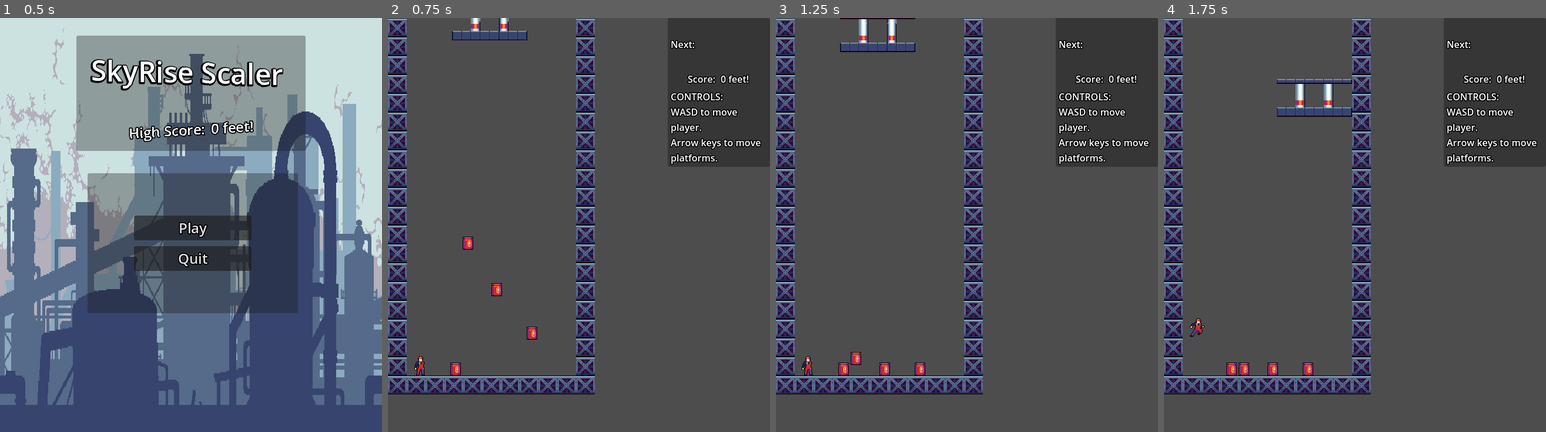
Above: before the commit, frames 1-4 (left to right).
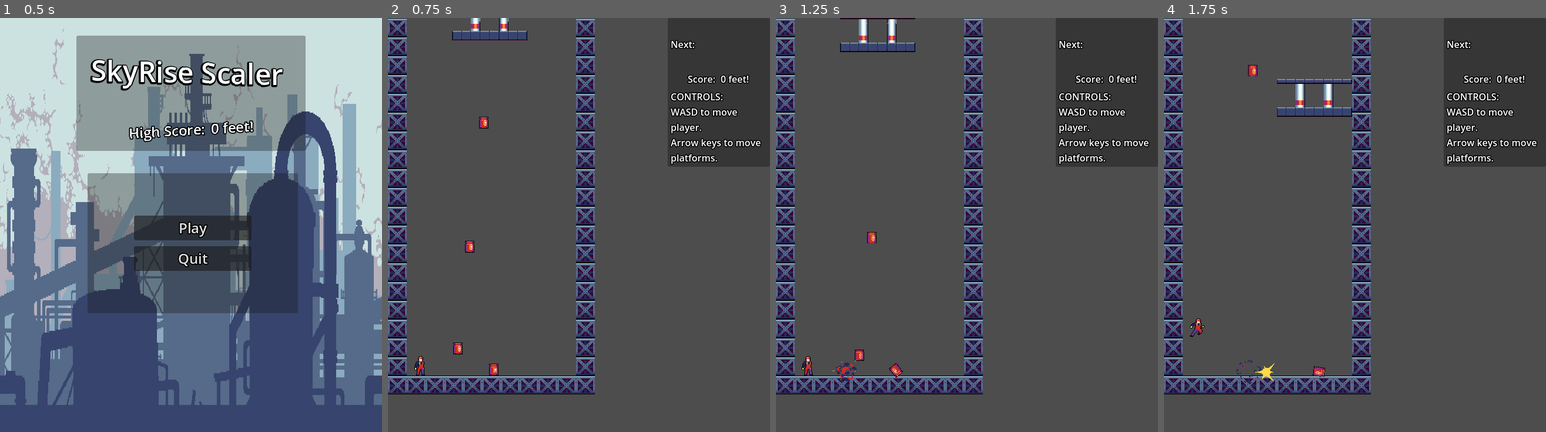
Above: after the commit, the same moments.

Repository: RexShipton/SkyRise-Scaler
Game: Godot game, scene res://scenes/main_menu.tscn
Same seed, same stepped clock (60 frames per second), same inputs: the game is played once before the commit and once after it.
Inputs:
- Up to frame 1 (0.5 s): no input
- Up to frame 2 (0.75 s): click "Play" at 0.5 s
- Up to frame 3 (1.25 s): no input
- Up to frame 4 (1.75 s): hold Right (block_right) from 1.28 s (still down); hold Down (block_fast_fall) from 1.28 s (still down); tap W (character_jump) at 1.52 s

Frame 1 is identical in both runs. In frame 2, 0.6% of the frame differs, in the area x 16-40%, y 23-87%; in frame 3, 0.5%; in frame 4, 0.5%.

Commit message:
updated explosions and barrrels

Diff:
--- a/new-game-project/scenes/objects/barrel.gd
+++ b/new-game-project/scenes/objects/barrel.gd
@@ -1,9 +1,12 @@
 extends RigidBody2D
 
+#@onready var explosion: Node2D = $Explosion
+@onready var explosion = preload("res://scenes/objects/explosion.tscn")
+@onready var crush_node: Node2D = $CrushNode
 
 # Called when the node enters the scene tree for the first time.
 func _ready() -> void:
-	pass # Replace with function body.
+	crush_node.is_crushed.connect(_on_is_crushed)
 
 
 # Called every frame. 'delta' is the elapsed time since the previous frame.
@@ -11,7 +14,19 @@
 	pass
 
 func die():
+	var new_explosion = explosion.instantiate()
+	get_parent().add_child(new_explosion)
+	new_explosion.global_position = self.global_position
 	queue_free()
+
+func ApplyForce(force_added):
+	print("barrel hit :" + str(force_added))
+	apply_central_force(force_added * 1000)
+
 
 func _on_death_area_2d_body_entered(body: Node2D) -> void:
 	die()
+
+
+func _on_is_crushed():
+	die()
--- a/new-game-project/scenes/objects/barrel.tscn
+++ b/new-game-project/scenes/objects/barrel.tscn
@@ -2,34 +2,50 @@
 
 [ext_resource type="Script" path="res://scenes/objects/barrel.gd" id="1_ekwb5"]
 [ext_resource type="Texture2D" uid="uid://b8lbfgjo5q7e3" path="res://assets/3 Objects/Barrel1.png" id="1_gsjl0"]
+[ext_resource type="PackedScene" uid="uid://bj64d0ywp3xib" path="res://scenes/objects/crush_node.tscn" id="3_ir4gp"]
 
 [sub_resource type="CapsuleShape2D" id="CapsuleShape2D_113su"]
-radius = 8.0
-height = 22.0
-
-[sub_resource type="CapsuleShape2D" id="CapsuleShape2D_riube"]
-radius = 5.0
-height = 14.0
+radius = 7.0
+height = 20.0
 
 [node name="RigidBody2D" type="RigidBody2D"]
-collision_layer = 20
+collision_layer = 16
 collision_mask = 21
 mass = 10.0
 script = ExtResource("1_ekwb5")
 
 [node name="Sprite2D" type="Sprite2D" parent="."]
+position = Vector2(0, -3)
+scale = Vector2(0.888889, 0.884615)
 texture = ExtResource("1_gsjl0")
 
 [node name="CollisionShape2D" type="CollisionShape2D" parent="."]
-position = Vector2(0, 2)
+position = Vector2(0, -1)
 shape = SubResource("CapsuleShape2D_113su")
 
-[node name="DeathArea2D" type="Area2D" parent="."]
+[node name="CrushNode" parent="." instance=ExtResource("3_ir4gp")]
+position = Vector2(0, -3)
+
+[node name="Top" parent="CrushNode" index="0"]
+visible = false
+position = Vector2(0, -7)
 collision_layer = 0
 collision_mask = 10
+monitoring = false
+monitorable = false
 
-[node name="CollisionShape2D" type="CollisionShape2D" parent="DeathArea2D"]
-position = Vector2(0, 2)
-shape = SubResource("CapsuleShape2D_riube")
+[node name="CollisionShape2D" parent="CrushNode/Top" index="0"]
+position = Vector2(0, 0)
 
-[connection signal="body_entered" from="DeathArea2D" to="." method="_on_death_area_2d_body_entered"]
+[node name="Bottom" parent="CrushNode" index="1"]
+visible = false
+position = Vector2(0, 12)
+collision_layer = 0
+collision_mask = 10
+monitoring = false
+monitorable = false
+
+[node name="CollisionShape2D" parent="CrushNode/Bottom" index="0"]
+position = Vector2(0, 0)
+
+[editable path="CrushNode"]
--- /dev/null
+++ b/new-game-project/scenes/objects/crush_node.gd
@@ -0,0 +1,20 @@
+extends Node2D
+
+signal is_crushed
+
+@onready var top: Area2D = $Top
+@onready var bottom: Area2D = $Bottom
+@onready var crush_area: Area2D = $CrushArea
+
+
+# Called when the node enters the scene tree for the first time.
+func _ready() -> void:
+	pass # Replace with function body.new_item
+
+
+# Called every frame. 'delta' is the elapsed time since the previous frame.
+func _process(delta: float) -> void:
+	#if top.has_overlapping_bodies() and bottom.has_overlapping_bodies():
+		#is_crushed.emit()
+	if crush_area.has_overlapping_bodies():
+		is_crushed.emit()
--- /dev/null
+++ b/new-game-project/scenes/objects/crush_node.tscn
@@ -0,0 +1,36 @@
+[gd_scene load_steps=5 format=3 uid="uid://bj64d0ywp3xib"]
+
+[ext_resource type="Script" path="res://scenes/objects/crush_node.gd" id="1_unqll"]
+
+[sub_resource type="RectangleShape2D" id="RectangleShape2D_efw48"]
+size = Vector2(16, 5)
+
+[sub_resource type="RectangleShape2D" id="RectangleShape2D_knwmd"]
+size = Vector2(15, 4)
+
+[sub_resource type="CapsuleShape2D" id="CapsuleShape2D_6xxop"]
+radius = 6.0
+height = 16.0
+
+[node name="CrushNode" type="Node2D"]
+script = ExtResource("1_unqll")
+
+[node name="Top" type="Area2D" parent="."]
+
+[node name="CollisionShape2D" type="CollisionShape2D" parent="Top"]
+position = Vector2(0, -5.5)
+shape = SubResource("RectangleShape2D_efw48")
+
+[node name="Bottom" type="Area2D" parent="."]
+
+[node name="CollisionShape2D" type="CollisionShape2D" parent="Bottom"]
+position = Vector2(0, 10)
+shape = SubResource("RectangleShape2D_knwmd")
+
+[node name="CrushArea" type="Area2D" parent="."]
+collision_layer = 0
+collision_mask = 10
+
+[node name="CollisionShape2D" type="CollisionShape2D" parent="CrushArea"]
+position = Vector2(0, 2)
+shape = SubResource("CapsuleShape2D_6xxop")
--- /dev/null
+++ b/new-game-project/scenes/objects/explosion.gd
@@ -0,0 +1,33 @@
+extends Node2D
+
+
+@onready var animated_sprite_2d: AnimatedSprite2D = $AnimatedSprite2D
+
+@onready var area_2d: Area2D = $Area2D
+@onready var center_marker_2d: Marker2D = $CenterMarker2D
+
+
+# Called when the node enters the scene tree for the first time.
+func _ready() -> void:
+	play_explosion()
+
+
+# Called every frame. 'delta' is the elapsed time since the previous frame.
+func _process(delta: float) -> void:
+	pass
+
+
+func play_explosion():
+	animated_sprite_2d.play("explode")
+	await animated_sprite_2d.animation_finished
+	queue_free()
+
+
+func _on_area_2d_body_entered(body: Node2D) -> void:
+	#var direction = (center_marker_2d.global_position - body.global_position).normalized()
+	#var fraction_of_force = 1- (area_2d.get_child(0).shape.radius / body.global_position.distance_to(center_marker_2d.global_position))
+	#var actual_force = fraction_of_force * direction * 20
+	var direction = (body.global_position - center_marker_2d.global_position).normalized()
+	var actual_force = 5000*direction/(body.global_position-center_marker_2d.global_position).length()
+	print(actual_force)
+	body.ApplyForce(actual_force)
--- /dev/null
+++ b/new-game-project/scenes/objects/explosion.tscn
@@ -0,0 +1,92 @@
+[gd_scene load_steps=13 format=3 uid="uid://ba3a7cedv1eu6"]
+
+[ext_resource type="Script" path="res://scenes/objects/explosion.gd" id="1_5t3qf"]
+[ext_resource type="Texture2D" uid="uid://eq33c4upl21i" path="res://assets/Characters/5 Copter/BOOM.png" id="1_65is4"]
+
+[sub_resource type="AtlasTexture" id="AtlasTexture_gbw0a"]
+atlas = ExtResource("1_65is4")
+region = Rect2(0, 0, 48, 48)
+
+[sub_resource type="AtlasTexture" id="AtlasTexture_jbhf3"]
+atlas = ExtResource("1_65is4")
+region = Rect2(48, 0, 48, 48)
+
+[sub_resource type="AtlasTexture" id="AtlasTexture_oi26o"]
+atlas = ExtResource("1_65is4")
+region = Rect2(96, 0, 48, 48)
+
+[sub_resource type="AtlasTexture" id="AtlasTexture_w8s7u"]
+atlas = ExtResource("1_65is4")
+region = Rect2(144, 0, 48, 48)
+
+[sub_resource type="AtlasTexture" id="AtlasTexture_x8dur"]
+atlas = ExtResource("1_65is4")
+region = Rect2(192, 0, 48, 48)
+
+[sub_resource type="AtlasTexture" id="AtlasTexture_7qsxt"]
+atlas = ExtResource("1_65is4")
+region = Rect2(240, 0, 48, 48)
+
+[sub_resource type="AtlasTexture" id="AtlasTexture_05nci"]
+atlas = ExtResource("1_65is4")
+region = Rect2(288, 0, 48, 48)
+
+[sub_resource type="AtlasTexture" id="AtlasTexture_jod43"]
+atlas = ExtResource("1_65is4")
+region = Rect2(336, 0, 48, 48)
+
+[sub_resource type="SpriteFrames" id="SpriteFrames_aw7es"]
+animations = [{
+"frames": [{
+"duration": 1.0,
+"texture": SubResource("AtlasTexture_gbw0a")
+}, {
+"duration": 1.0,
+"texture": SubResource("AtlasTexture_jbhf3")
+}, {
+"duration": 1.0,
+"texture": SubResource("AtlasTexture_oi26o")
+}, {
+"duration": 1.0,
+"texture": SubResource("AtlasTexture_w8s7u")
+}, {
+"duration": 1.0,
+"texture": SubResource("AtlasTexture_x8dur")
+}, {
+"duration": 1.0,
+"texture": SubResource("AtlasTexture_7qsxt")
+}, {
+"duration": 1.0,
+"texture": SubResource("AtlasTexture_05nci")
+}, {
+"duration": 1.0,
+"texture": SubResource("AtlasTexture_jod43")
+}],
+"loop": false,
+"name": &"explode",
+"speed": 5.0
+}]
+
+[sub_resource type="CircleShape2D" id="CircleShape2D_xq5bc"]
+radius = 87.0517
+
+[node name="Explosion" type="Node2D"]
+script = ExtResource("1_5t3qf")
+
+[node name="AnimatedSprite2D" type="AnimatedSprite2D" parent="."]
+sprite_frames = SubResource("SpriteFrames_aw7es")
+animation = &"explode"
+frame = 7
+frame_progress = 1.0
+speed_scale = 3.0
+
+[node name="Area2D" type="Area2D" parent="."]
+collision_layer = 0
+collision_mask = 20
+
+[node name="CollisionShape2D" type="CollisionShape2D" parent="Area2D"]
+shape = SubResource("CircleShape2D_xq5bc")
+
+[node name="CenterMarker2D" type="Marker2D" parent="."]
+
+[connection signal="body_entered" from="Area2D" to="." method="_on_area_2d_body_entered"]
--- a/new-game-project/scenes/piece.gd
+++ b/new-game-project/scenes/piece.gd
@@ -5,6 +5,8 @@
 @export var move_speed : int = 200
 @export var fall_speed : int = 40
 @export var fast_fall_speed : int = 200
+
+
 
 signal piece_placed
 
@@ -15,11 +17,19 @@
 
 @onready var shape_cast_2d_left: ShapeCast2D = $ShapeCast2DLeft
 @onready var shape_cast_2d_right: ShapeCast2D = $ShapeCast2DRight
+@onready var item_spawns: Node2D = $ItemSpawns
+
+@onready var barrel = preload("res://scenes/objects/barrel.tscn")
 
 
 # Called when the node enters the scene tree for the first time.
 func _ready() -> void:
-	pass # Replace with function body.
+	var spawnList = item_spawns.get_children()
+	var itemSpawnPoint = spawnList[randi() % spawnList.size()]
+	var new_item = barrel.instantiate()
+	new_item.global_position = itemSpawnPoint.global_position
+	get_node("/root/World/itemManager").add_child(new_item)
+
 
 
 # Called every frame. 'delta' is the elapsed time since the previous frame.
--- /dev/null
+++ b/new-game-project/scenes/pieces/S_Piece_Shape.tres
@@ -0,0 +1,4 @@
+[gd_resource type="ConvexPolygonShape2D" format=3 uid="uid://bo8s0oo3e8xlx"]
+
+[resource]
+points = PackedVector2Array(32, 56, 32, -40, 128, -40, 128, -72, -64, -72, -64, 24, -128, 24, -128, 56)
--- a/new-game-project/scenes/pieces/piece.tscn
+++ b/new-game-project/scenes/pieces/piece.tscn
@@ -321,3 +321,14 @@
 shape = SubResource("RectangleShape2D_xxhjj")
 target_position = Vector2(5.59506e-06, 128)
 collision_mask = 2
+
+[node name="ItemSpawns" type="Node2D" parent="."]
+
+[node name="Marker2D" type="Marker2D" parent="ItemSpawns"]
+position = Vector2(-96, 8)
+
+[node name="Marker2D2" type="Marker2D" parent="ItemSpawns"]
+position = Vector2(0, 8)
+
+[node name="Marker2D3" type="Marker2D" parent="ItemSpawns"]
+position = Vector2(-44, -84)
--- a/new-game-project/scenes/pieces/piece3.tscn
+++ b/new-game-project/scenes/pieces/piece3.tscn
@@ -210,7 +210,7 @@
 position = Vector2(104, 0)
 
 [node name="LeftMarker" type="Marker2D" parent="."]
-position = Vector2(-104, 0)
+position = Vector2(-88, 0)
 
 [node name="ShapeCast2DRight" type="ShapeCast2D" parent="."]
 rotation = 4.71239
@@ -222,5 +222,16 @@
 position = Vector2(-16, 0)
 rotation = 1.5708
 shape = SubResource("RectangleShape2D_f7jmu")
-target_position = Vector2(0, 86)
+target_position = Vector2(0.000260639, 72)
 collision_mask = 2
+
+[node name="ItemSpawns" type="Node2D" parent="."]
+
+[node name="Marker2D" type="Marker2D" parent="ItemSpawns"]
+position = Vector2(-58, 34)
+
+[node name="Marker2D2" type="Marker2D" parent="ItemSpawns"]
+position = Vector2(4, 36)
+
+[node name="Marker2D3" type="Marker2D" parent="ItemSpawns"]
+position = Vector2(12, -126)
--- a/new-game-project/scenes/pieces/pieceS.tscn
+++ b/new-game-project/scenes/pieces/pieceS.tscn
@@ -243,44 +243,54 @@
 sources/32 = SubResource("TileSetAtlasSource_c3ts6")
 sources/33 = SubResource("TileSetAtlasSource_3f0r0")
 
-[sub_resource type="ConvexPolygonShape2D" id="ConvexPolygonShape2D_c2ie4"]
-points = PackedVector2Array(32, 56, 32, -40, 128, -40, 128, -72, -64, -72, -64, 24, -128, 24, -128, 56)
-
-[sub_resource type="ConvexPolygonShape2D" id="ConvexPolygonShape2D_snfs0"]
-points = PackedVector2Array(32, 56, 32, -40, 128, -40, 128, -72, -64, -72, -64, 24, -128, 24, -128, 56)
+[sub_resource type="RectangleShape2D" id="RectangleShape2D_rdxp5"]
+size = Vector2(125, 10)
+
+[sub_resource type="RectangleShape2D" id="RectangleShape2D_mghpc"]
+size = Vector2(125, 10)
 
 [node name="Piece" type="CharacterBody2D"]
 scale = Vector2(0.5, 0.5)
 script = ExtResource("1_0lfr3")
 
 [node name="Background" type="TileMapLayer" parent="."]
-position = Vector2(-128, -8)
+position = Vector2(-127.2, 0.400002)
 tile_map_data = PackedByteArray("AAAAAAEABwAAAAAAAAABAAEABwAAAAAAAAACAP7/FgAAAAAAAAADAP7/BwAAAAAAAAAEAP7/BwAAAAAAAAAFAP7/BwAAAAAAAAAGAP7/BwAAAAAAAAAHAP7/BwAAAAAAAAA=")
 tile_set = SubResource("TileSet_u087o")
 
 [node name="Foreground" type="TileMapLayer" parent="."]
-position = Vector2(-128, -8)
+position = Vector2(-127.2, 0.400002)
 tile_map_data = PackedByteArray("AAAAAAEAAAAAAAAAAAABAAEAAQAAAAAAAAACAAEAAQAAAAAAAAADAAEAAQAAAAAAAAACAAAAHwAAAAAAAAADAA …(192 unchanged characters)…
 tile_set = SubResource("TileSet_u087o")
 
 [node name="CollisionPolygon2D" type="CollisionPolygon2D" parent="."]
+position = Vector2(0.800003, 8.4)
 polygon = PackedVector2Array(32, 56, 32, -40, 128, -40, 128, -72, -64, -72, -64, 24, -128, 24, -128, 56)
 
 [node name="RightMarker" type="Marker2D" parent="."]
-position = Vector2(72, 0)
+position = Vector2(0, -128)
 
 [node name="LeftMarker" type="Marker2D" parent="."]
-position = Vector2(-112, 0)
+position = Vector2(0, 126)
 
 [node name="ShapeCast2DRight" type="ShapeCast2D" parent="."]
-visible = false
-rotation = 4.71239
-shape = SubResource("ConvexPolygonShape2D_c2ie4")
-target_position = Vector2(0.000182533, 72)
+rotation = 3.14159
+shape = SubResource("RectangleShape2D_rdxp5")
+target_position = Vector2(0.000119734, 124)
 collision_mask = 2
 
 [node name="ShapeCast2DLeft" type="ShapeCast2D" parent="."]
-rotation = 1.5708
-shape = SubResource("ConvexPolygonShape2D_snfs0")
-target_position = Vector2(0, 56)
+shape = SubResource("RectangleShape2D_mghpc")
+target_position = Vector2(0.000441639, 122)
 collision_mask = 2
+
+[node name="ItemSpawns" type="Node2D" parent="."]
+
+[node name="Marker2D" type="Marker2D" parent="ItemSpawns"]
+position = Vector2(-98, 12)
+
+[node name="Marker2D2" type="Marker2D" parent="ItemSpawns"]
+position = Vector2(96, -82)
+
+[node name="Marker2D3" type="Marker2D" parent="ItemSpawns"]
+position = Vector2(-44, -84)
--- a/new-game-project/scenes/pieces/piece_block.tscn
+++ b/new-game-project/scenes/pieces/piece_block.tscn
@@ -358,38 +358,46 @@
 size = Vector2(140, 5)
 
 [node name="PieceBlock" type="CharacterBody2D"]
-position = Vector2(8, 12)
 scale = Vector2(0.5, 0.5)
 script = ExtResource("1_p625l")
 
 [node name="Background" type="TileMapLayer" parent="."]
-position = Vector2(-128, -8)
+position = Vector2(-112, 16)
 tile_set = SubResource("TileSet_plixp")
 
 [node name="Foreground" type="TileMapLayer" parent="."]
-position = Vector2(-128, -8)
+position = Vector2(-112, 16)
 tile_map_data = PackedByteArray("AAABAP3/EQAAAAAAAAABAP7/FgAAAAAAAAABAP//FgAAAAAAAAABAAAAFgAAAAAAAAABAAEAGgAAAAAAAAACAP …(320 unchanged characters)…
 tile_set = SubResource("TileSet_u087o")
 
 [node name="CollisionShape2D" type="CollisionShape2D" parent="."]
-position = Vector2(-16, -24)
 shape = SubResource("RectangleShape2D_yjopq")
 
 [node name="RightMarker" type="Marker2D" parent="."]
-position = Vector2(-16, -102)
+position = Vector2(0, -78)
 
 [node name="LeftMarker" type="Marker2D" parent="."]
-position = Vector2(-16, 54)
+position = Vector2(0, 78)
 
 [node name="ShapeCast2DRight" type="ShapeCast2D" parent="."]
-position = Vector2(-16, -24)
 rotation = -3.14159
 shape = SubResource("RectangleShape2D_4gowl")
 target_position = Vector2(0.000187603, 74)
 collision_mask = 2
 
 [node name="ShapeCast2DLeft" type="ShapeCast2D" parent="."]
-position = Vector2(-16, -24)
 shape = SubResource("RectangleShape2D_8jscq")
 target_position = Vector2(0, 74)
 collision_mask = 2
+
+[node name="ItemSpawns" type="Node2D" parent="."]
+position = Vector2(20, -8)
+
+[node name="Marker2D" type="Marker2D" parent="ItemSpawns"]
+position = Vector2(-80, -86)
+
+[node name="Marker2D2" type="Marker2D" parent="ItemSpawns"]
+position = Vector2(34, -90)
+
+[node name="Marker2D3" type="Marker2D" parent="ItemSpawns"]
+position = Vector2(-40, -88)
--- a/new-game-project/scenes/pieces/piece_tunnel.tscn
+++ b/new-game-project/scenes/pieces/piece_tunnel.tscn
@@ -294,3 +294,14 @@
 shape = SubResource("RectangleShape2D_0jb7x")
 target_position = Vector2(0, 192)
 collision_mask = 2
+
+[node name="ItemSpawns" type="Node2D" parent="."]
+
+[node name="Marker2D" type="Marker2D" parent="ItemSpawns"]
+position = Vector2(-52, -216)
+
+[node name="Marker2D2" type="Marker2D" parent="ItemSpawns"]
+position = Vector2(50, -216)
+
+[node name="Marker2D3" type="Marker2D" parent="ItemSpawns"]
+position = Vector2(-52, -216)
--- a/new-game-project/scenes/player.gd
+++ b/new-game-project/scenes/player.gd
@@ -100,6 +100,9 @@
 	dead = true
 	animation_player.play("die")
 
+func ApplyForce(force_added):
+	velocity += force_added
+
 func _on_jump_buffer_timer_timeout() -> void:
 	jump_buffer = false
 
@@ -107,5 +110,6 @@
 	jump_available = false
 
 
+
 func _on_death_area_2d_body_entered(body: Node2D) -> void:
 	Die()
--- a/new-game-project/world.gd
+++ b/new-game-project/world.gd
@@ -12,6 +12,20 @@
 @onready var block_manager: Node2D = $blockManager
 @onready var piece = preload("res://scenes/pieces/piece.tscn")
 @onready var spawn_area: Area2D = $spawnArea
+@onready var PIECE_3 = preload("res://scenes/pieces/piece3.tscn")
+@onready var PIECE_S = preload("res://scenes/pieces/pieceS.tscn")
+@onready var PIECE_BLOCK = preload("res://scenes/pieces/piece_block.tscn")
+@onready var PIECE_TUNNEL = preload("res://scenes/pieces/piece_tunnel.tscn")
+@onready var item_manager: Node2D = $itemManager
+
+@onready var pieces = [
+	preload("res://scenes/pieces/piece.tscn"),
+	preload("res://scenes/pieces/piece3.tscn"),
+	preload("res://scenes/pieces/pieceS.tscn"),
+	preload("res://scenes/pieces/piece_block.tscn"),
+	preload("res://scenes/pieces/piece_tunnel.tscn"),
+]
+
 
 # Called when the node enters the scene tree for the first time.
 func _ready() -> void:
@@ -24,17 +38,22 @@
 
 	if !has_falling_block and spawn_area_contents.size() <= 0:
 		has_falling_block = true
-		var new_block = piece.instantiate()
+		var new_block = get_random_piece(pieces).instantiate()
 		new_block.global_position = block_spawner.global_position
 		block_manager.add_child(new_block)
 		active_block = new_block
 		active_block.piece_placed.connect(_on_piece_placed)
 
 
+func add_item_to_world(body):
+	item_manager.add_child(body)
+
 func _on_piece_placed():
 	piece_placed.emit(active_block)
 	has_falling_block = false
 	active_block = null
+
+
 
 #func _on_spawn_timer_timeout() -> void:
 	#print("timer hit")
@@ -43,6 +62,11 @@
 	#block_manager.add_child(new_block)
 	#print(new_block.global_position)
 
+func get_random_piece(piece_list: Array):
+	if piece_list.is_empty():
+		print("piece array is zero and it should never be zero")
+		return
+	return piece_list[randi() % piece_list.size()]
 
 func _on_spawn_area_body_entered(body: Node2D) -> void:
 	spawn_area_contents.append(body)
--- a/new-game-project/world.tscn
+++ b/new-game-project/world.tscn
@@ -80,17 +80,19 @@
 
 [node name="HUD" parent="." instance=ExtResource("4_bkgi5")]
 
-[node name="RigidBody2D" parent="." instance=ExtResource("6_7v22v")]
-position = Vector2(115, 586)
+[node name="itemManager" type="Node2D" parent="."]
 
-[node name="RigidBody2D2" parent="." instance=ExtResource("6_7v22v")]
-position = Vector2(136, 369)
+[node name="RigidBody2D" parent="itemManager" instance=ExtResource("6_7v22v")]
+position = Vector2(119, 551)
 
-[node name="RigidBody2D3" parent="." instance=ExtResource("6_7v22v")]
-position = Vector2(245, 522)
+[node name="RigidBody2D2" parent="itemManager" instance=ExtResource("6_7v22v")]
+position = Vector2(139, 378)
 
-[node name="RigidBody2D4" parent="." instance=ExtResource("6_7v22v")]
-position = Vector2(185, 448)
+[node name="RigidBody2D3" parent="itemManager" instance=ExtResource("6_7v22v")]
+position = Vector2(180, 593)
+
+[node name="RigidBody2D4" parent="itemManager" instance=ExtResource("6_7v22v")]
+position = Vector2(163, 167)
 
 [connection signal="game_over" from="." to="MapLooper" method="deActivate"]
 [connection signal="game_over" from="." to="HUD" method="game_over"]
